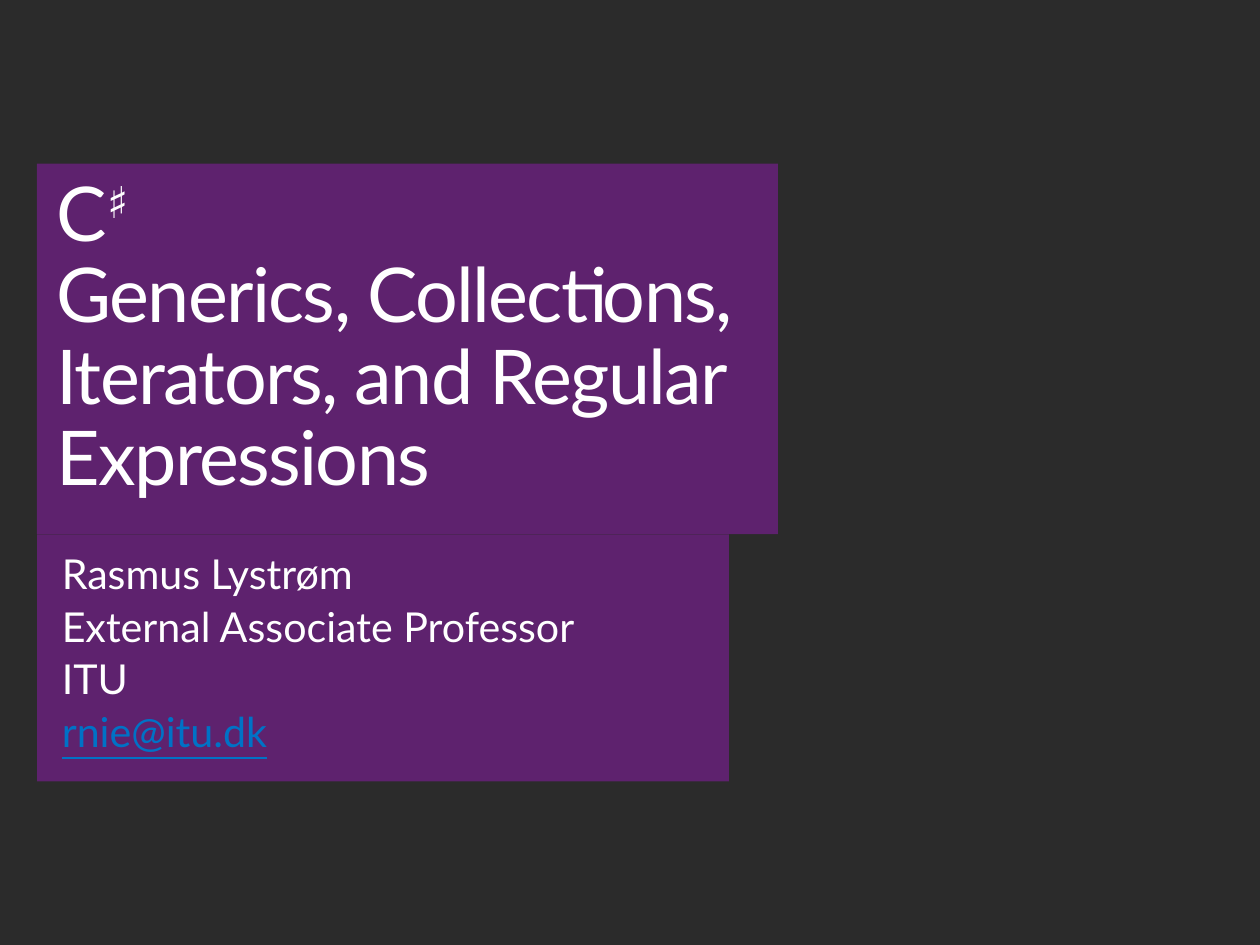
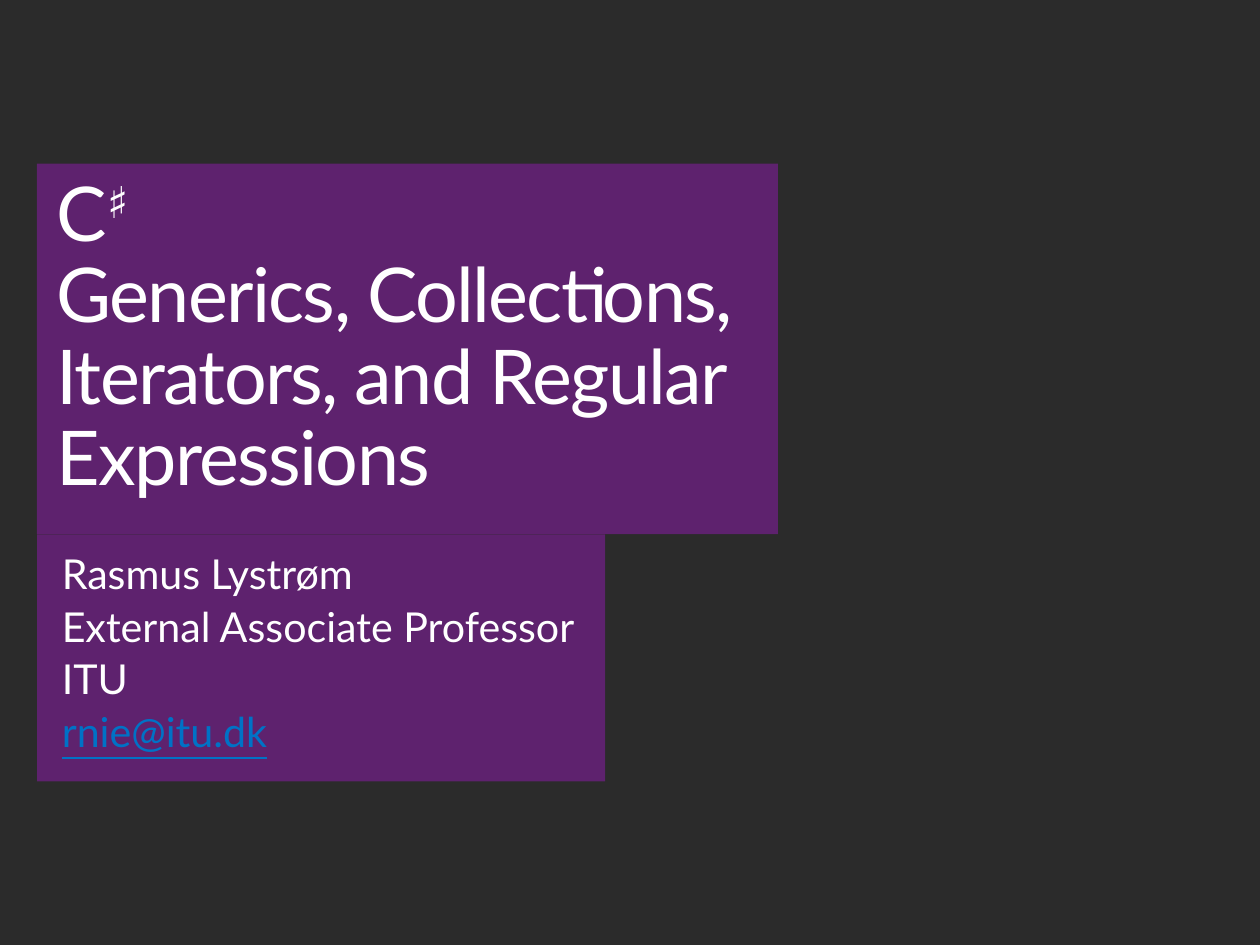
Before and after one commit to ondfisk/BDSA2017, a slide deck: slide 1 of Slides/Lecture02 - Generics, Collections, Iterators, and Regular Expressions.pptx. Drawn at 1260x945 pixels with LibreOffice and Linux fonts; fonts in the diff are those of the drawing; background and template pictures are left out; a plain dark background stands for a picture behind light text. Boxes give left, top, right and bottom in pixels: in the first picture for what was removed or moved away, otherwise in the second. Text is boxed around its words. In the diff, an @@ line names an element or a change of style, - is before the commit and + after.

Commit message:
Lecture 03

```diff
--- a/Slides/Lecture02 - Generics, Collections, Iterators, and Regular Expressions.pptx
+++ b/Slides/Lecture02 - Generics, Collections, Iterators, and Regular Expressions.pptx
@@ text "Rasmus Lystrøm": place and size @@
-text "Rasmus Lystrøm" at [37, 534, 729, 781]
+text "Rasmus Lystrøm" at [37, 534, 605, 781]
```
Also in this commit, not shown: 14 other files.
